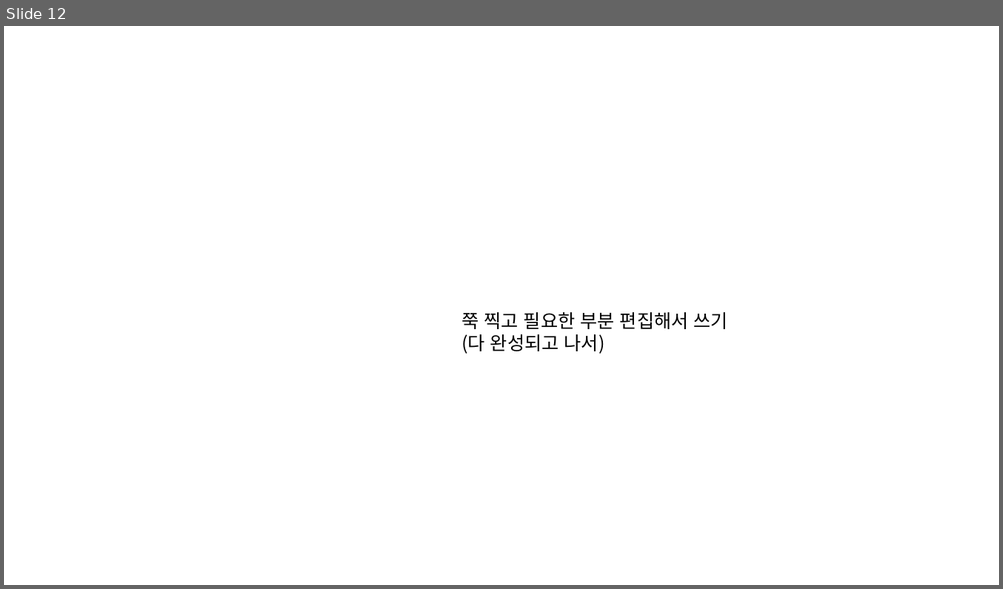
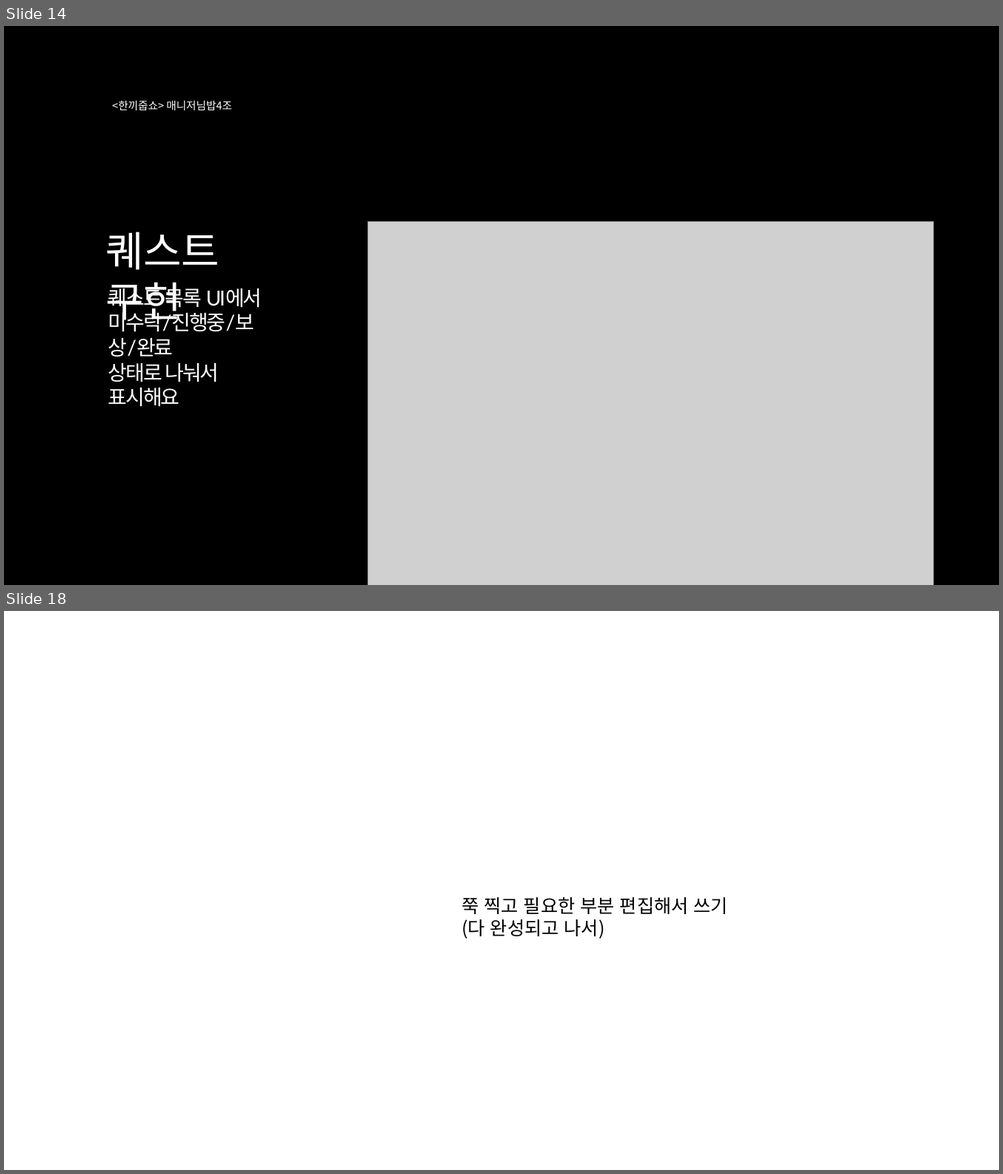
Before and after one commit to LI-JiYoon/TxtRPG, a slide deck: 한끼줍쇼v2.pptx. Shown one above the other, each under a label of ours: slide 12 before the commit, slides 14 and 18 after it; the slides between them are not shown. The pictures are 1003x589 and 1003x1174 pixels, drawn with LibreOffice and Linux fonts; fonts in the diff are those of the drawing; grey boxes stand for pictures. Boxes give left, top, right and bottom in pixels: in the first picture for what was removed or moved away, otherwise in the second. Text is boxed around its words. In the diff, an @@ line names an element or a change of style, - is before the commit and + after.

Commit message:
edit
ppt 퀘스트 추가

```diff
--- a/한끼줍쇼v2.pptx
+++ b/한끼줍쇼v2.pptx
@@ slide 14 added at (4,26,999,585), background #000000 @@
@@ text added at (112,101,232,110), 10.5 pt, text #FFFFFF @@
+<한끼줍쇼> 매니저님밥4조
@@ picture added at (368,222,933,585) @@
@@ text added at (105,232,219,327), 40 pt, text #FFFFFF @@
+퀘스트 구현
@@ text added at (108,285,262,407), 20 pt, text #FFFFFF @@
+퀘스트 목록 UI에서
+미수락/진행중/보상/완료
+상태로 나눠서 표시해요
@@ what was slide 12 is now slide 18 @@
```
Also in this commit, not shown: 5 other slides added, 2 other files.
